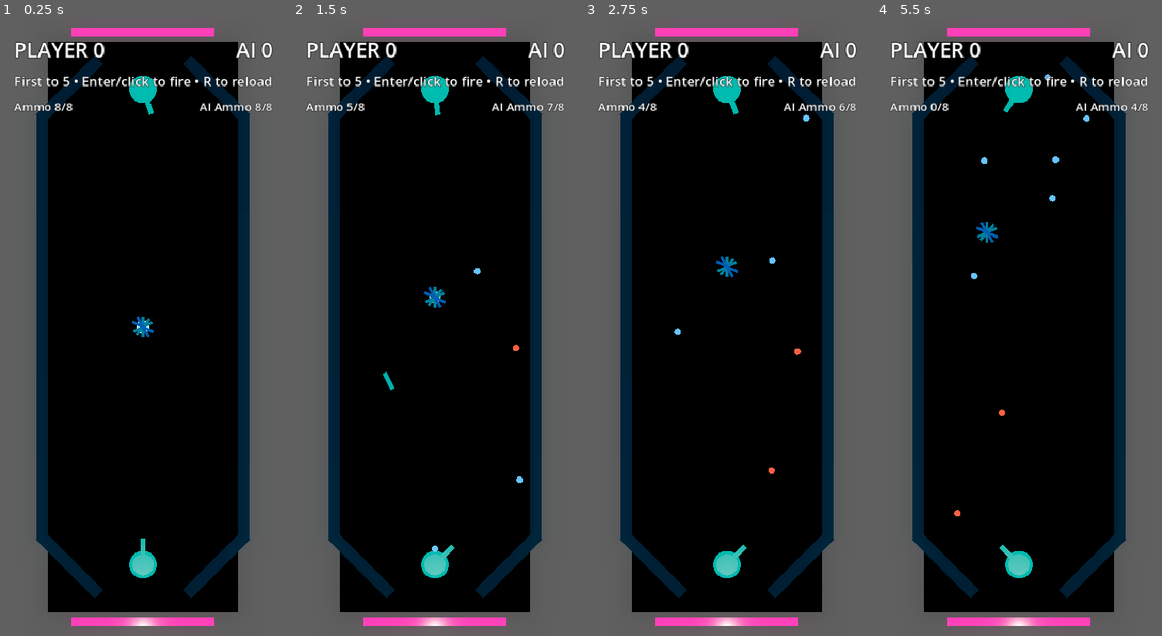
Above: before the commit, frames 1-4 (left to right).
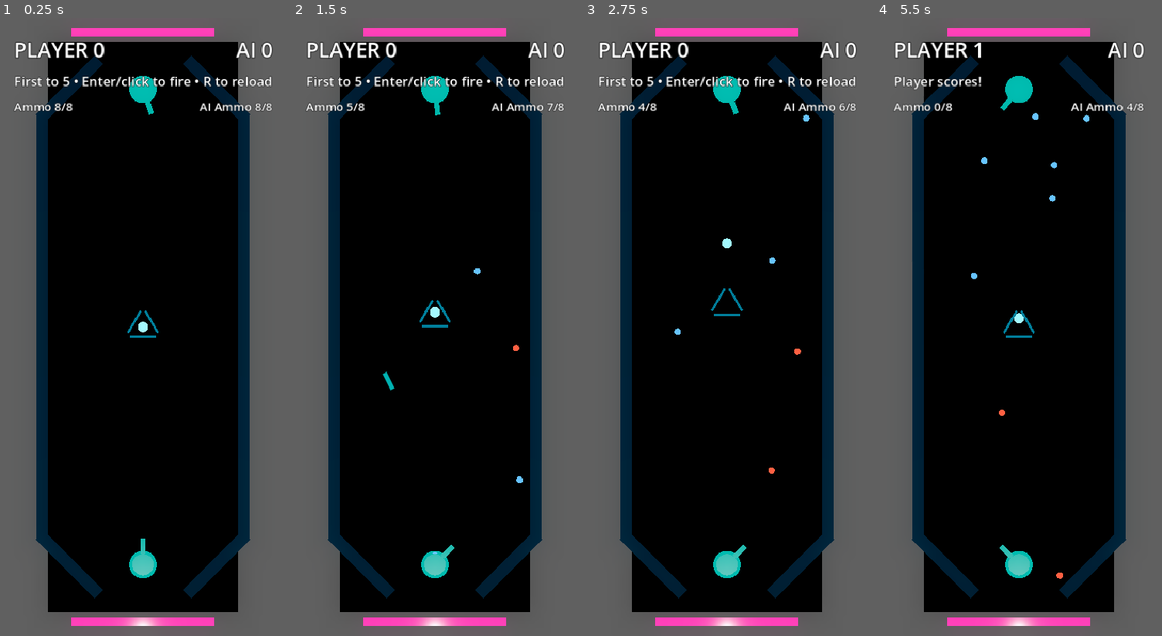
Above: after the commit, the same moments.

Repository: mchambers-mojang/sweet-vinegar-games
Game: Godot game, scene res://carom/scenes/carom_arena.tscn
The game is run twice, just before and just after one commit, with the same random seed, the same clock (stepped at 60 frames per second) and the same inputs. This scene is started directly instead of the project's main scene.
Inputs (mouse positions are in pixels of both pictures, inside the frame that each line leads up to):
- Up to frame 1 (0.25 s): no input
- Up to frame 2 (1.5 s): tap Enter (ui_accept) at 0.5, 0.77, 1.25 s; move the mouse to (497, 296) at 0.52 s; hold Right (ui_right) 0.53-1.25 s; hold Shift 0.53-1.25 s; click (497, 296) at 0.67 s; drag from (377, 357) to (420, 450) at 1.27 s
- Up to frame 3 (2.75 s): tap Enter (ui_accept) at 2 s; move the mouse to (755, 191) at 2.02 s; hold Right (ui_right) from 2.03 s (still down); tap Ctrl at 2.1 s
- Up to frame 4 (5.5 s): release Right (ui_right) at 2.75 s; tap Enter (ui_accept) at 2.75, 3.5, 3.77, 4.25 s; drag from (1004, 450) to (933, 234) at 2.77 s; move the mouse to (1104, 419) at 3.52 s; hold Left (ui_left) 3.53-4.25 s; tap R at 3.6 s; drag from (933, 234) to (976, 172) at 4.27 s; move the mouse to (1033, 327) at 5.02 s; hold Left (ui_left) from 5.03 s (still down); tap Q at 5.1 s; click (1033, 327) at 5.17 s

The runs differ from the first frame. In frame 1, 0.2% of the frame differs, in the area x 44-56%, y 47-52%; in frame 2, 0.3%; in frame 3, 0.3%; in frame 4, 2.4%, in the area x 4-96%, y 3-91%.

Commit message:
feat: triangular prism puck with ball rolling inside
Replaced star-fin design with proper hollow triangle enclosure:
- Cage: 3 thick box walls forming equilateral triangle (lock_rotation)
  - Inradius 0.42, wall thickness 0.15
  - Projectiles hit the flat triangle faces at different angles
- Ball: sphere (r=0.22) rolls freely INSIDE the triangle
  - Properly contained — no overlap, no interference
  - Ball momentum transfers through cage walls naturally
  - Heavier than cage (2.0 vs 1.0) for momentum feel

Physics is natural: projectiles hit cage → cage moves → ball bounces
off inner walls → ball pushes back on cage → unpredictable motion.

Co-authored-by: Copilot <223556219+Copilot@users.noreply.github.com>

Diff:
--- a/carom/scenes/carom_puck.tscn
+++ b/carom/scenes/carom_puck.tscn
@@ -1,25 +1,18 @@
-[gd_scene load_steps=12 format=3]
+[gd_scene load_steps=10 format=3]
 
 [ext_resource type="Script" path="res://carom/scripts/carom_puck.gd" id="1"]
 
-; === CAGE: star frame with thick fins for reliable collision ===
+; === CAGE: triangular prism (3 thick walls forming a triangle) ===
 
-; Fin collision — thick enough for reliable detection
+; Wall collision shape — each side of the triangle
 [sub_resource type="BoxShape3D" id="2"]
-size = Vector3(0.2, 0.3, 0.9)
+size = Vector3(1.1, 0.3, 0.15)
 
-[sub_resource type="BoxShape3D" id="8"]
-size = Vector3(0.2, 0.3, 1.0)
+; Wall mesh (visual, slightly smaller than collision)
+[sub_resource type="BoxMesh" id="6"]
+size = Vector3(1.08, 0.28, 0.1)
 
-; Fin mesh
-[sub_resource type="BoxMesh" id="6"]
-size = Vector3(0.12, 0.28, 0.88)
-
-; Wider fin mesh
-[sub_resource type="BoxMesh" id="9"]
-size = Vector3(0.12, 0.28, 0.98)
-
-; Fin material — dim neon
+; Wall material — dim neon edges
 [sub_resource type="StandardMaterial3D" id="7"]
 albedo_color = Color(0.02, 0.08, 0.1, 1)
 emission_enabled = true
@@ -27,25 +20,21 @@
 emission_energy_multiplier = 0.8
 roughness = 0.2
 
-; Wider fin material
-[sub_resource type="StandardMaterial3D" id="10"]
-albedo_color = Color(0.02, 0.06, 0.12, 1)
-emission_enabled = true
-emission = Color(0.05, 0.4, 0.7, 1)
-emission_energy_multiplier = 0.8
-roughness = 0.2
-
 ; Cage physics material
 [sub_resource type="PhysicsMaterial" id="5"]
-friction = 0.1
-bounce = 0.8
+friction = 0.15
+bounce = 0.75
 
-; === BALL: visual only (MeshInstance3D, no physics) ===
+; === BALL: sphere rolling inside the triangle ===
+
+[sub_resource type="SphereShape3D" id="1"]
+radius = 0.22
 
 [sub_resource type="SphereMesh" id="3"]
-radius = 0.28
-height = 0.56
+radius = 0.22
+height = 0.44
 
+; Ball material — bright neon core
 [sub_resource type="StandardMaterial3D" id="4"]
 albedo_color = Color(0.05, 0.2, 0.25, 1)
 emission_enabled = true
@@ -53,80 +42,72 @@
 emission_energy_multiplier = 1.0
 roughness = 0.08
 
+; Ball physics material — steel bearing
+[sub_resource type="PhysicsMaterial" id="8"]
+friction = 0.05
+bounce = 0.9
+
 ; === ROOT ===
 
 [node name="CaromPuck" type="Node3D"]
 script = ExtResource("1")
 
-; === CAGE BODY ===
+; === CAGE: triangular prism, lock_rotation stays flat ===
 [node name="Cage" type="RigidBody3D" parent="."]
-mass = 1.4
+mass = 1.0
 physics_material_override = SubResource("5")
 linear_damp = 0.35
 angular_damp = 1.0
 continuous_cd = true
 lock_rotation = true
 
-; Fin 1: 0 degrees
-[node name="Fin1Col" type="CollisionShape3D" parent="Cage"]
-position = Vector3(0, 0.4, 0)
+; Wall A: top side (Z+), facing inward
+[node name="WallACol" type="CollisionShape3D" parent="Cage"]
+position = Vector3(0, 0.4, 0.42)
 shape = SubResource("2")
 
-[node name="Fin1Mesh" type="MeshInstance3D" parent="Cage"]
-position = Vector3(0, 0.4, 0)
+[node name="WallAMesh" type="MeshInstance3D" parent="Cage"]
+position = Vector3(0, 0.4, 0.42)
 mesh = SubResource("6")
 material_override = SubResource("7")
 
-; Fin 2: 65 degrees
-[node name="Fin2Col" type="CollisionShape3D" parent="Cage"]
-position = Vector3(0, 0.4, 0)
-rotation = Vector3(0, 1.134, 0)
-shape = SubResource("8")
-
-[node name="Fin2Mesh" type="MeshInstance3D" parent="Cage"]
-position = Vector3(0, 0.4, 0)
-rotation = Vector3(0, 1.134, 0)
-mesh = SubResource("9")
-material_override = SubResource("10")
-
-; Fin 3: 140 degrees
-[node name="Fin3Col" type="CollisionShape3D" parent="Cage"]
-position = Vector3(0, 0.4, 0)
-rotation = Vector3(0, 2.443, 0)
+; Wall B: bottom-right, rotated 120 degrees
+[node name="WallBCol" type="CollisionShape3D" parent="Cage"]
+position = Vector3(0.364, 0.4, -0.21)
+rotation = Vector3(0, 2.094, 0)
 shape = SubResource("2")
 
-[node name="Fin3Mesh" type="MeshInstance3D" parent="Cage"]
-position = Vector3(0, 0.4, 0)
-rotation = Vector3(0, 2.443, 0)
+[node name="WallBMesh" type="MeshInstance3D" parent="Cage"]
+position = Vector3(0.364, 0.4, -0.21)
+rotation = Vector3(0, 2.094, 0)
 mesh = SubResource("6")
 material_override = SubResource("7")
 
-; Fin 4: 210 degrees
-[node name="Fin4Col" type="CollisionShape3D" parent="Cage"]
-position = Vector3(0, 0.4, 0)
-rotation = Vector3(0, 3.665, 0)
-shape = SubResource("8")
-
-[node name="Fin4Mesh" type="MeshInstance3D" parent="Cage"]
-position = Vector3(0, 0.4, 0)
-rotation = Vector3(0, 3.665, 0)
-mesh = SubResource("9")
-material_override = SubResource("10")
-
-; Fin 5: 295 degrees
-[node name="Fin5Col" type="CollisionShape3D" parent="Cage"]
-position = Vector3(0, 0.4, 0)
-rotation = Vector3(0, 5.149, 0)
+; Wall C: bottom-left, rotated 240 degrees
+[node name="WallCCol" type="CollisionShape3D" parent="Cage"]
+position = Vector3(-0.364, 0.4, -0.21)
+rotation = Vector3(0, 4.189, 0)
 shape = SubResource("2")
 
-[node name="Fin5Mesh" type="MeshInstance3D" parent="Cage"]
-position = Vector3(0, 0.4, 0)
-rotation = Vector3(0, 5.149, 0)
+[node name="WallCMesh" type="MeshInstance3D" parent="Cage"]
+position = Vector3(-0.364, 0.4, -0.21)
+rotation = Vector3(0, 4.189, 0)
 mesh = SubResource("6")
 material_override = SubResource("7")
 
-; === BALL MESH: visual only, follows cage position ===
-[node name="BallMesh" type="MeshInstance3D" parent="."]
+; === BALL: free-rolling sphere inside the triangle ===
+[node name="Ball" type="RigidBody3D" parent="."]
+mass = 2.0
+physics_material_override = SubResource("8")
+linear_damp = 0.15
+angular_damp = 0.05
+continuous_cd = true
+
+[node name="BallCol" type="CollisionShape3D" parent="Ball"]
+position = Vector3(0, 0.4, 0)
+shape = SubResource("1")
+
+[node name="BallMesh" type="MeshInstance3D" parent="Ball"]
 position = Vector3(0, 0.4, 0)
 mesh = SubResource("3")
 material_override = SubResource("4")
--- a/carom/scripts/carom_puck.gd
+++ b/carom/scripts/carom_puck.gd
@@ -1,24 +1,25 @@
 class_name CaromPuck
 extends Node3D
 
-## Crossfire-style puck: cage (RigidBody3D with fins) + visual ball mesh.
-## The cage is the physics body. The ball mesh just visually rolls inside.
+## Crossfire-style puck: triangular prism cage with a ball rolling inside.
+## Cage (lock_rotation) provides 3 angled walls that deflect projectiles unpredictably.
+## Ball rolls freely inside — its momentum transfers through the cage walls.
 
 @export var max_speed: float = 14.0
 @export var stall_nudge_force: float = 0.18
 @export var stall_speed_threshold: float = 1.8
 @export var reset_height: float = 0.4
-@export var ball_visual_radius: float = 0.28
 
 var _goal_targets: Array[Vector3] = []
 var _reset_position: Vector3 = Vector3.ZERO
 
 @onready var cage: RigidBody3D = $Cage
-@onready var ball_mesh: MeshInstance3D = $BallMesh
+@onready var ball: RigidBody3D = $Ball
 
 
 func _ready() -> void:
 	cage.can_sleep = false
+	ball.can_sleep = false
 
 
 func configure(goal_targets: Array[Vector3], reset_position: Vector3) -> void:
@@ -33,36 +34,37 @@
 	cage.global_position = pos
 	cage.linear_velocity = Vector3.ZERO
 	cage.angular_velocity = Vector3.ZERO
-	if ball_mesh:
-		ball_mesh.global_position = pos
-		ball_mesh.rotation = Vector3.ZERO
+	ball.global_position = pos
+	ball.linear_velocity = Vector3.ZERO
+	ball.angular_velocity = Vector3.ZERO
 
 
-func _physics_process(delta: float) -> void:
+func _physics_process(_delta: float) -> void:
+	# Use cage as primary position reference
 	var pos := cage.global_position
 
-	# Safety: if puck escapes bounds, reset
+	# Safety bounds check
 	if abs(pos.x) > 8.0 or pos.z < -2.0 or pos.z > 28.0 or abs(pos.y) > 3.0:
 		push_warning("Puck escaped bounds at %s — resetting" % str(pos))
 		reset_to_center()
 		return
 
-	# Speed clamp
-	var speed := cage.linear_velocity.length()
-	if speed > max_speed:
+	# Speed clamp on both bodies
+	var cage_speed := cage.linear_velocity.length()
+	if cage_speed > max_speed:
 		cage.linear_velocity = cage.linear_velocity.normalized() * max_speed
 
-	# Visual ball follows cage and rolls based on movement
-	if ball_mesh:
-		ball_mesh.global_position = pos
-		if speed > 0.1:
-			var vel_flat := Vector3(cage.linear_velocity.x, 0.0, cage.linear_velocity.z).normalized()
-			var roll_axis := vel_flat.cross(Vector3.UP).normalized()
-			if roll_axis.length_squared() > 0.001:
-				ball_mesh.rotate(roll_axis, speed / ball_visual_radius * delta)
+	var ball_speed := ball.linear_velocity.length()
+	if ball_speed > max_speed:
+		ball.linear_velocity = ball.linear_velocity.normalized() * max_speed
 
-	# Stall nudge
-	if stall_nudge_force > 0.0 and speed <= stall_speed_threshold:
+	# Keep ball Y locked to same height as cage (prevent flying out vertically)
+	if abs(ball.global_position.y - cage.global_position.y) > 0.3:
+		ball.global_position.y = cage.global_position.y
+		ball.linear_velocity.y = 0.0
+
+	# Stall nudge on cage
+	if stall_nudge_force > 0.0 and cage_speed <= stall_speed_threshold:
 		_apply_goal_nudge()
 
 
@@ -75,8 +77,8 @@
 func set_puck_position(value: Vector3) -> void:
 	if cage:
 		cage.global_position = value
-	if ball_mesh:
-		ball_mesh.global_position = value
+	if ball:
+		ball.global_position = value
 
 
 func apply_impulse(impulse: Vector3, position: Vector3 = Vector3.ZERO) -> void:
